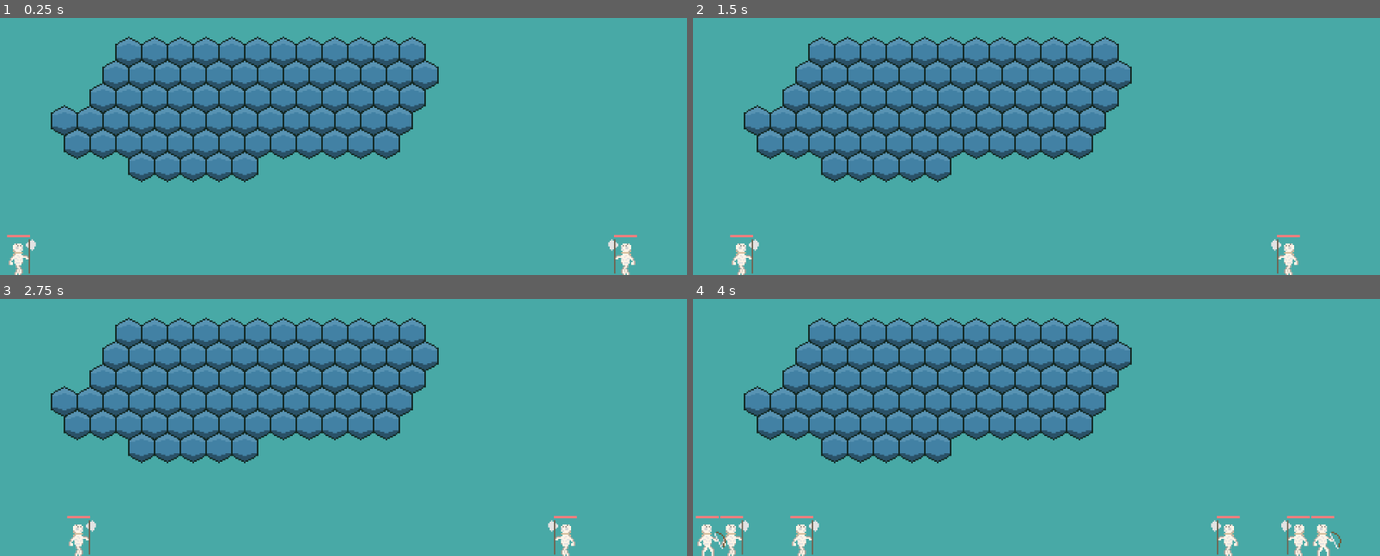
Above: before the commit, frames 1-4 (two rows, left to right).
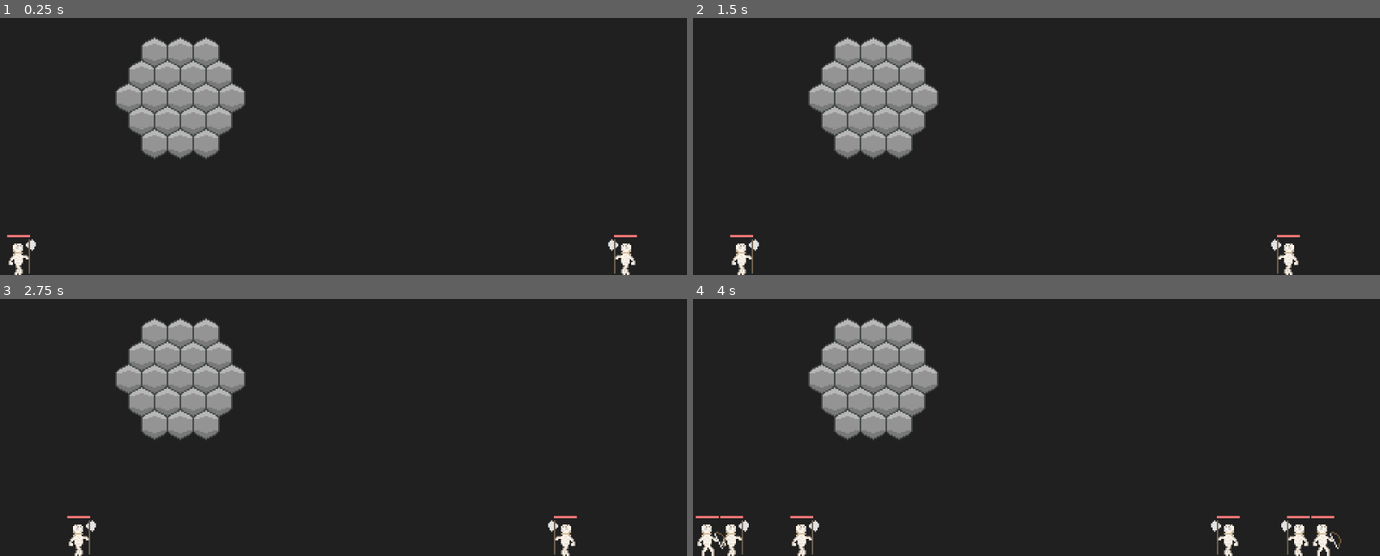
Above: after the commit, the same moments.

Repository: acc-lab/test
Game: Godot game, scene res://games scene.tscn
Two runs of this game, one before a commit and one after it. Both use one fixed random seed, a clock stepped at 60 frames per second and the inputs below.
Inputs:
- Up to frame 1 (0.25 s): no input
- Up to frame 2 (1.5 s): no input
- Up to frame 3 (2.75 s): no input
- Up to frame 4 (4 s): no input

The runs differ from the first frame. In frame 1, 98% of the frame differs, in the area x 0-100%, y 0-100%; in frame 2, 98%; in frame 3, 98%; in frame 4, 97%.

Commit message:
sdfasgdg

Diff:
--- a/games scene.tscn
+++ b/games scene.tscn
@@ -97,4 +97,4 @@
 cell_tile_origin = 1
 centered_textures = true
 format = 1
-tile_data = PoolIntArray( 65540, 4, 0, 65541, 4, 0, 65542, 4, 0, 65543, 4, 0, 65544, 4, 0, 65545, 4, 0, 65546, 4, 0, 65547, 4, 0, 65548, 4, 0, 65549, 4, 0, 65550, 4, 0, 65551, 4, 0, 131076, 4, 0, 131077, 4, 0, 131078, 4, 0, 131079, 4, 0, 131080, 4, 0, 131081, 4, 0, 131082, 4, 0, 131083, 4, 0, 131084, 4, 0, 131085, 4, 0, 131086, 4, 0, 131087, 4, 0, 131088, 4, 0, 196611, 4, 0, 196612, 4, 0, 196613, 4, 0, 196614, 4, 0, 196615, 4, 0, 196616, 4, 0, 196617, 4, 0, 196618, 4, 0, 196619, 4, 0, 196620, 4, 0, 196621, 4, 0, 196622, 4, 0, 196623, 4, 0, 262146, 4, 0, 262147, 4, 0, 262148, 4, 0, 262149, 4, 0, 262150, 4, 0, 262151, 4, 0, 262152, 4, 0, 262153, 4, 0, 262154, 4, 0, 262155, 4, 0, 262156, 4, 0, 262157, 4, 0, 262158, 4, 0, 262159, 4, 0, 327682, 4, 0, 327683, 4, 0, 327684, 4, 0, 327685, 4, 0, 327686, 4, 0, 327687, 4, 0, 327688, 4, 0, 327689, 4, 0, 327690, 4, 0, 327691, 4, 0, 327692, 4, 0, 327693, 4, 0, 327694, 4, 0, 393221, 4, 0, 393222, 4, 0, 393223, 4, 0, 393224, 4, 0, 393225, 4, 0 )
+tile_data = PoolIntArray( 65541, 4, 0, 65542, 4, 0, 65543, 4, 0, 131077, 4, 0, 131078, 4, 0, 131079, 4, 0, 131080, 4, 0, 196612, 4, 0, 196613, 4, 0, 196614, 4, 0, 196615, 4, 0, 196616, 4, 0, 262149, 4, 0, 262150, 4, 0, 262151, 4, 0, 262152, 4, 0, 327685, 4, 0, 327686, 4, 0, 327687, 4, 0 )
--- a/project.godot
+++ b/project.godot
@@ -49,5 +49,5 @@
 quality/driver/driver_name="GLES2"
 vram_compression/import_etc=true
 vram_compression/import_etc2=false
-environment/default_clear_color=Color( 0.282353, 0.662745, 0.65098, 1 )
+environment/default_clear_color=Color( 0.12549, 0.12549, 0.12549, 1 )
 environment/default_environment="res://default_env.tres"
Binary file changed: pictures/tile_1.png
Not shown, added: pictures/tile_1.png.import
